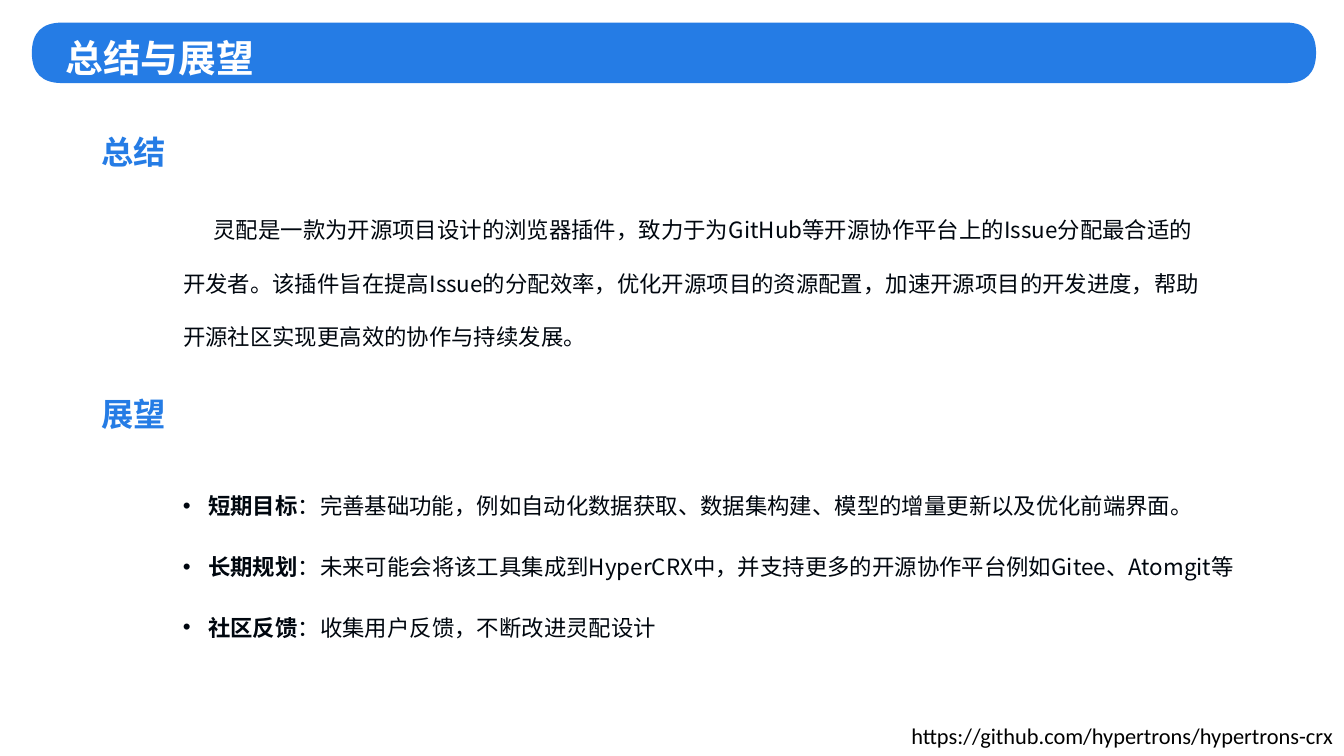
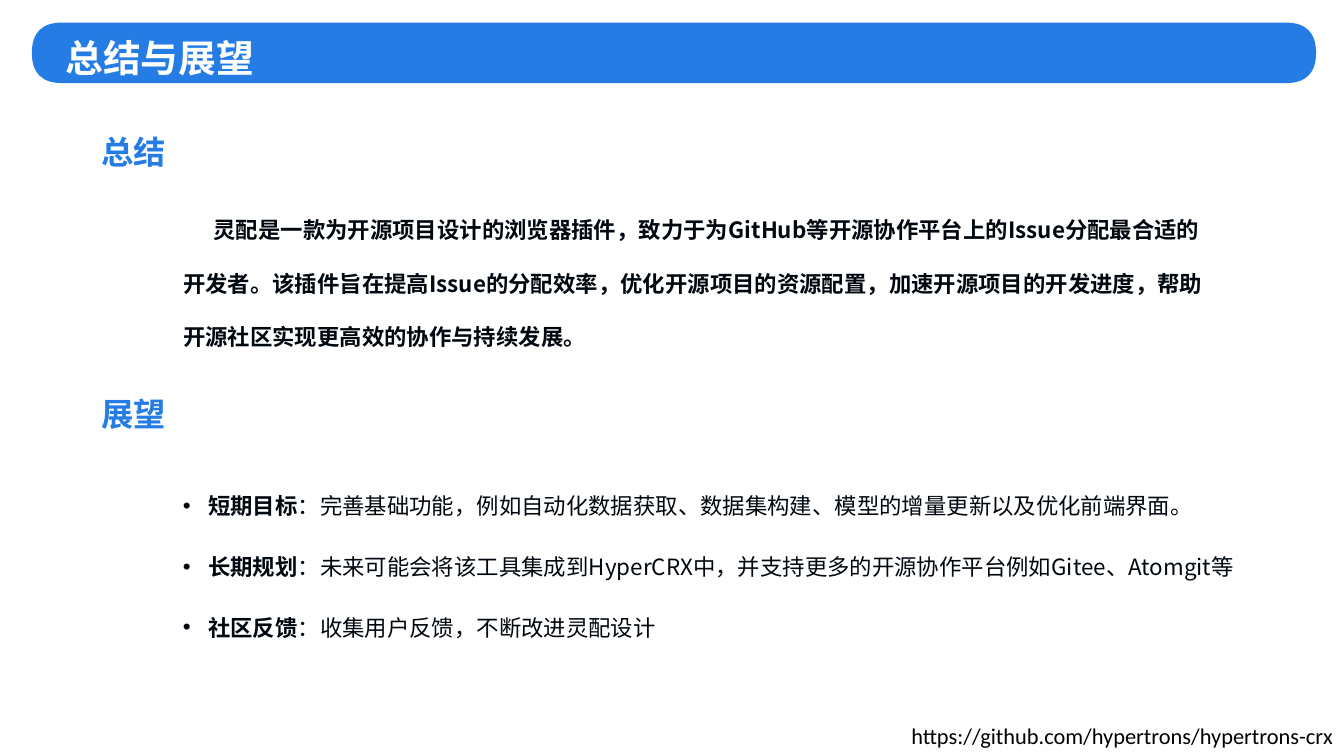
Before and after one commit to zhingoll/Issue-Assigner-BaaS, a slide deck: slide 22 of OpenRank杯初赛-灵配.pptx (slide 19 before the commit). Drawn at 1344x756 pixels with LibreOffice and Linux fonts; fonts in the diff are those of the drawing; background and template pictures are left out. Boxes give left, top, right and bottom in pixels: in the first picture for what was removed or moved away, otherwise in the second. Text is boxed around its words. In the diff, an @@ line names an element or a change of style, - is before the commit and + after.

```diff
--- a/OpenRank杯初赛-灵配.pptx
+++ b/OpenRank杯初赛-灵配.pptx
@@ text "灵配是一款为开源项目设计的浏览器插件，致力于为GitHub等开源协作平台上的Issue分配最合适的开发者。该插件旨在提高 ..." at (183,218,1202,347): bold on @@
```
Also in this commit, not shown: 3 other slides changed, 3 slides added.
